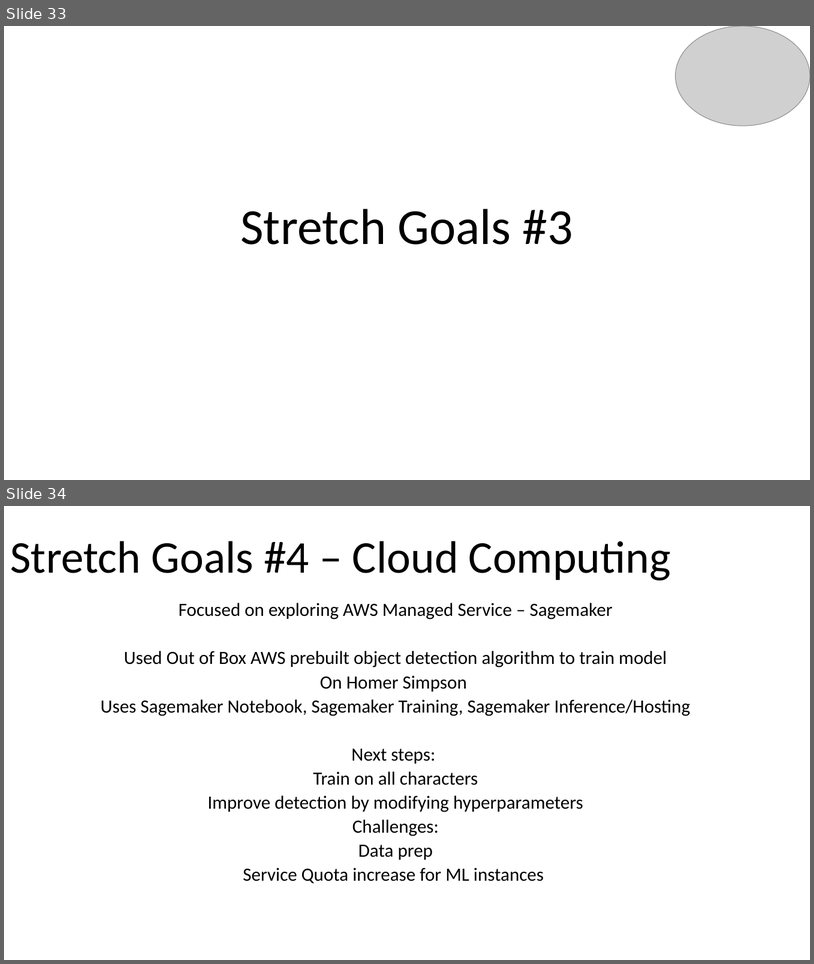
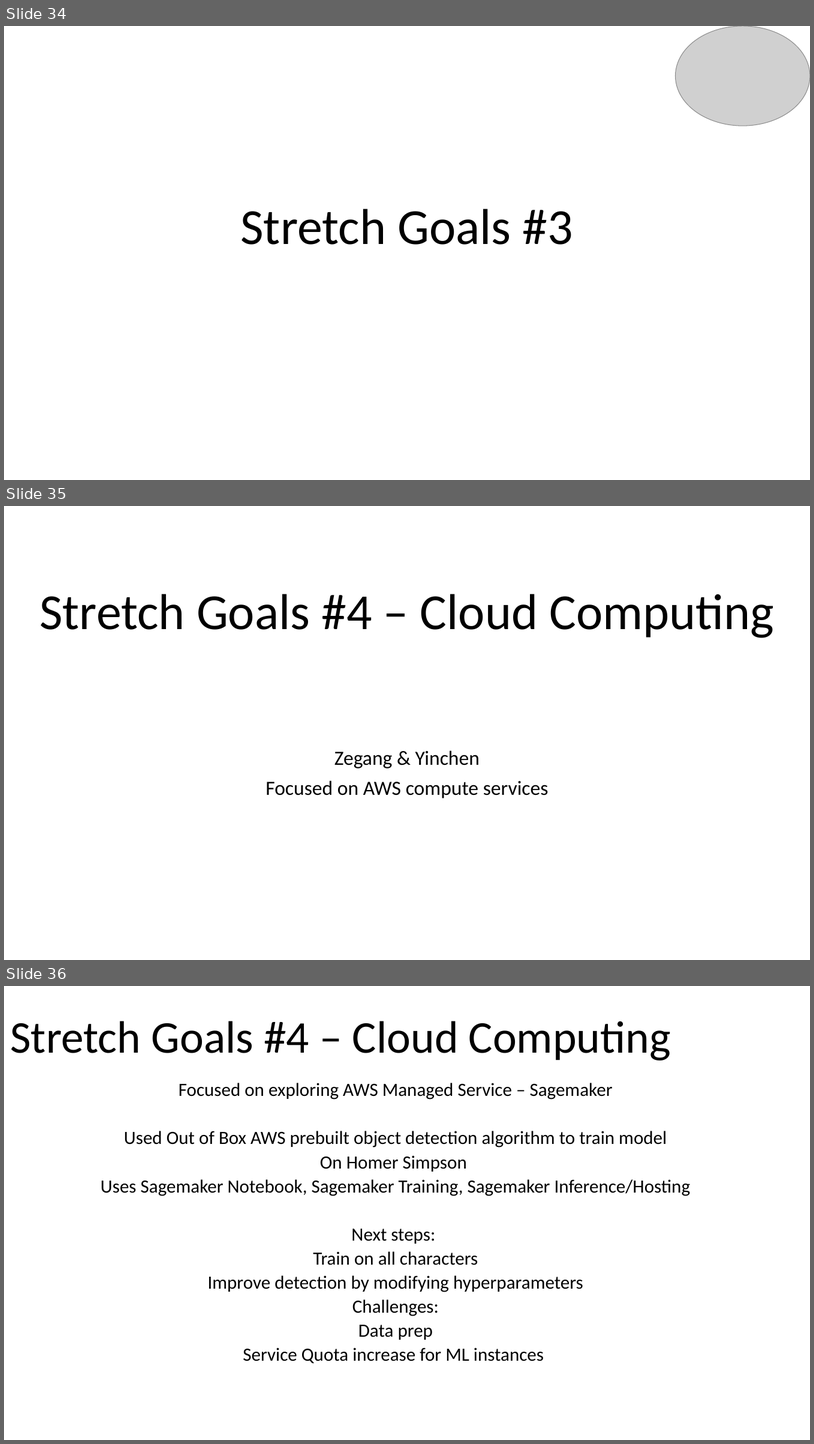
Before and after one commit to zliu007/DAEN690Report, a slide deck: SimpsonsImageDetection_Final Presentation_Merged.pptx. Shown one above the other, each under a label of ours: slides 33 and 34 before the commit, slides 34, 35 and 36 after it. The pictures are 814x964 and 814x1444 pixels, drawn with LibreOffice and Linux fonts; fonts in the diff are those of the drawing; grey boxes stand for pictures. Boxes give left, top, right and bottom in pixels: in the first picture for what was removed or moved away, otherwise in the second. Text is boxed around its words. In the diff, an @@ line names an element or a change of style, - is before the commit and + after.

```diff
--- a/SimpsonsImageDetection_Final Presentation_Merged.pptx
+++ b/SimpsonsImageDetection_Final Presentation_Merged.pptx
@@ slide 35 added at box(4, 506, 810, 960), background #FFFFFF @@
@@ title added at box(39, 594, 774, 638), 60 pt, text #000000 @@
+Stretch Goals #4 – Cloud Computing
@@ subtitle added at box(266, 750, 549, 798), 24 pt, text #000000 @@
+Zegang & Yinchen
+Focused on AWS compute services
@@ what was slide 33 is now slide 34 @@
@@ what was slide 34 is now slide 36 @@
```
Also in this commit, not shown: 2 slides changed, 2 other slides added.
